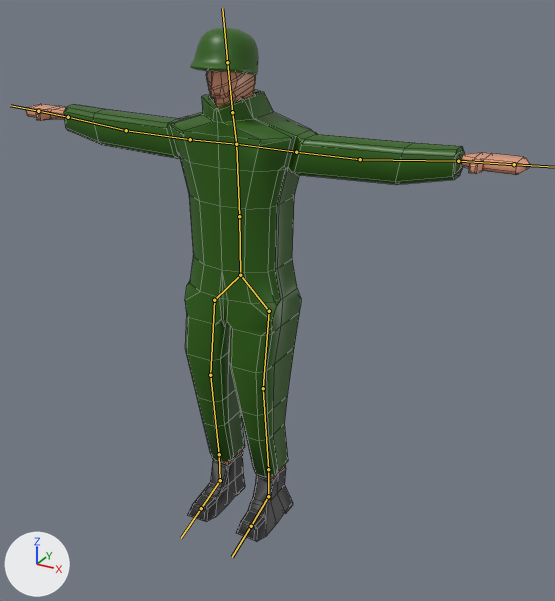
The FBX model Assets/Prefabs/Divisions/animate_solider/new_solider_fbx.fbx, before and after one commit.
Camera for both pictures: a camera (50 mm lens) standing at (6.16, -9.96, 8.45) and looking at (0.87, -0.35, 3.64). Lighting does not change. The marker at lower left points along +X, +Y and +Z. The bones that bend it are drawn over the model as lines. Mesh edges are drawn as thin lines on the coarser meshes.
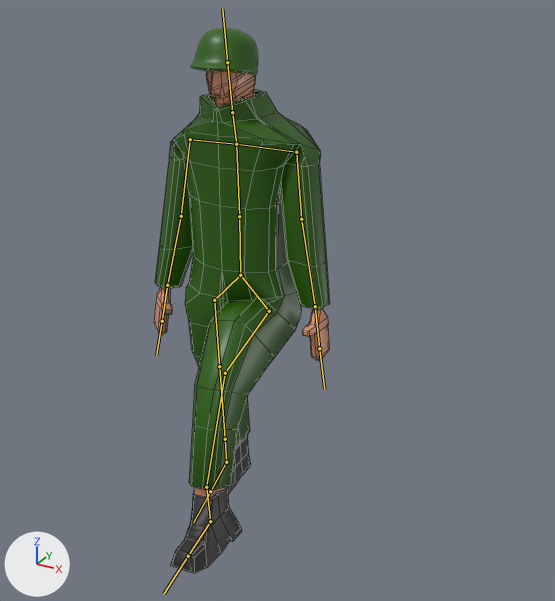
The newer file adds an action. The first version stands in its rest pose; the second is drawn at frame 40 of the action 'Armature|walk'.

Changed parts and their boxes [x1, y1, x2, y2] in the pictures (555 x 601 px):
'Cube', posed (65% narrower, 7% taller): before [26, 71, 530, 542]; after [154, 71, 330, 573]
bone 'Bone.017', root to tip: before (296, 152) to (360, 159); after (296, 152) to (301, 219)
bone 'Bone.014', root to tip: before (190, 139) to (126, 130); after (190, 139) to (181, 216)
bone 'Bone.003', root to tip: before (214, 300) to (210, 375); after (214, 300) to (219, 366)
bone 'Bone.005', root to tip: before (210, 375) to (219, 454); after (219, 366) to (225, 439)
bone 'Bone.007', root to tip: before (219, 454) to (220, 480); after (225, 439) to (226, 462)
bone 'Bone.004', root to tip: before (269, 311) to (263, 388); after (269, 311) to (225, 373)
bone 'Bone.006', root to tip: before (263, 388) to (268, 469); after (225, 373) to (206, 487)
bone 'Bone.008', root to tip: before (268, 469) to (268, 496); after (206, 487) to (210, 521)

The change in detail:
Bone 'Bone.017' (bone_bone_017) turns from (0, 0, 0) to (1, 1, -85) degrees about its own x, y and z.
Bone 'Bone.014' (bone_bone_014) turns from (0, 0, 0) to (7, -47, 78) degrees about its own x, y and z.
Bone 'Bone.003' (bone_bone_003) turns from (0, 0, 0) to (1, -2, -14) degrees about its own x, y and z.
Bone 'Bone.005' (bone_bone_005) turns from (0, 0, 0) to (3, -1, 10) degrees about its own x, y and z.
Bone 'Bone.007' (bone_bone_007) turns from (0, 0, 0) to (-1, 0, -4) degrees about its own x, y and z.
Bone 'Bone.004' (bone_bone_004) turns from (0, 0, 0) to (-1, 16, -62) degrees about its own x, y and z.
Bone 'Bone.006' (bone_bone_006) turns from (0, 0, 0) to (-6, -9, 31) degrees about its own x, y and z.
Bone 'Bone.008' (bone_bone_008) turns from (0, 0, 0) to (3, -1, 28) degrees about its own x, y and z.
